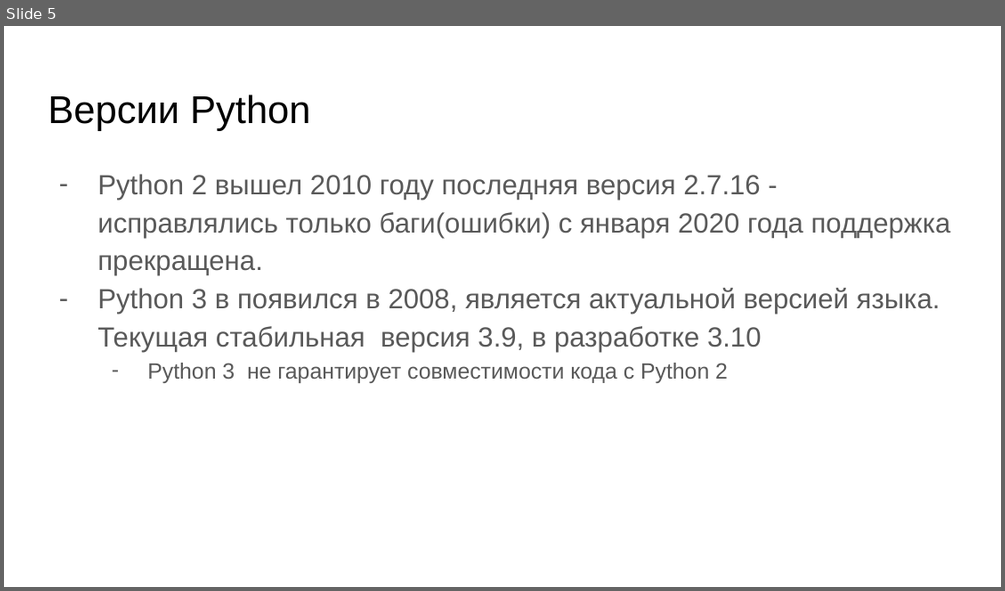
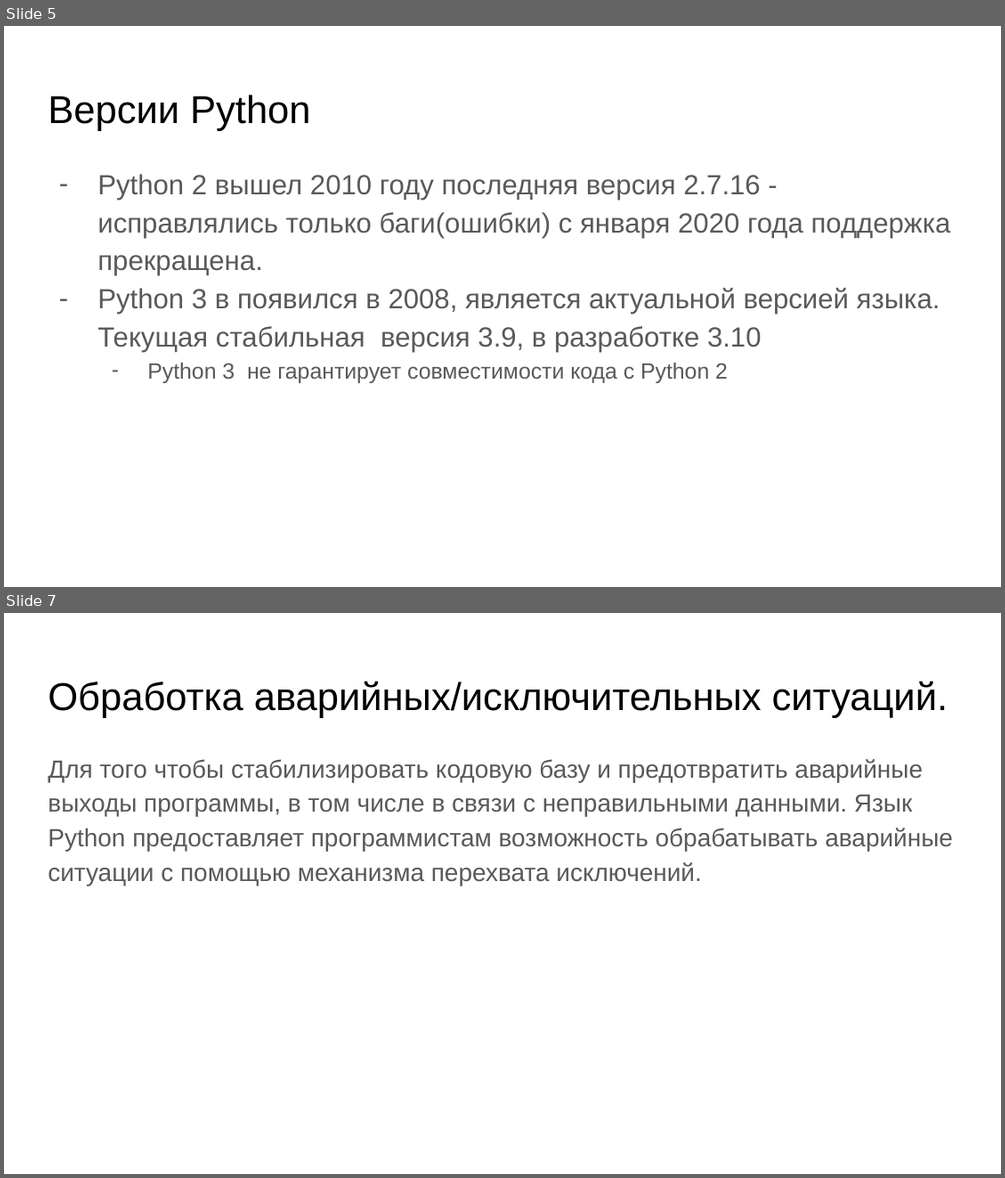
Before and after one commit to skhayrulin/python_course, a slide deck: lecture/Lecture11.pptx. Shown one above the other, each under a label of ours: slide 5 before the commit, slides 5 and 7 after it; the slides between them are not shown. The pictures are 1005x591 and 1005x1178 pixels, drawn with LibreOffice and Linux fonts; fonts in the diff are those of the drawing. Boxes give left, top, right and bottom in pixels: in the first picture for what was removed or moved away, otherwise in the second. Text is boxed around its words. In the diff, an @@ line names an element or a change of style, - is before the commit and + after.

```diff
--- a/lecture/Lecture11.pptx
+++ b/lecture/Lecture11.pptx
@@ slide 7 added at <box>4,613,1001,1174</box>, background #FFFFFF @@
@@ title added at <box>48,681,947,718</box>, 28 pt, text #000000 @@
+Обработка аварийных/исключительных ситуаций.
@@ text added at <box>48,759,953,885</box>, 18 pt, text #595959 @@
+Для того чтобы стабилизировать кодовую базу и предотвратить аварийные выходы программы, в том числе в связи с неправильными данными. Язык Python предоставляет программистам возможность обрабатывать аварийные ситуации с помощью механизма перехвата исключений.
```
Also in this commit, not shown: 4 slides changed, 13 other slides added, 6 slides removed, 3 other files.
